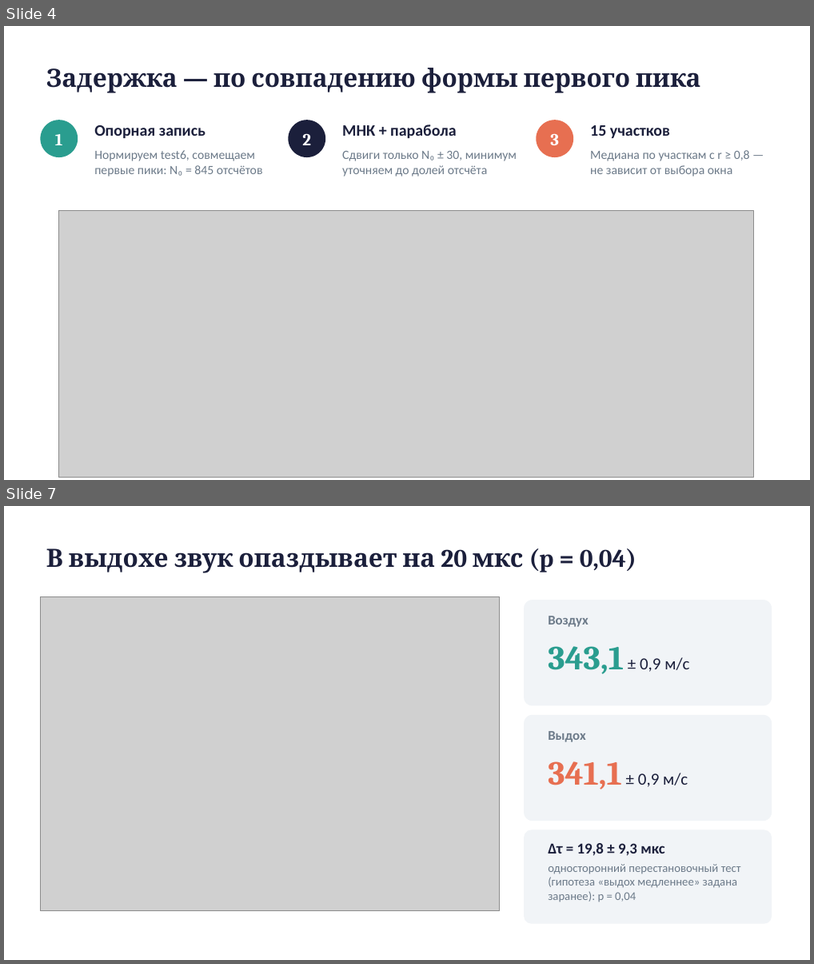
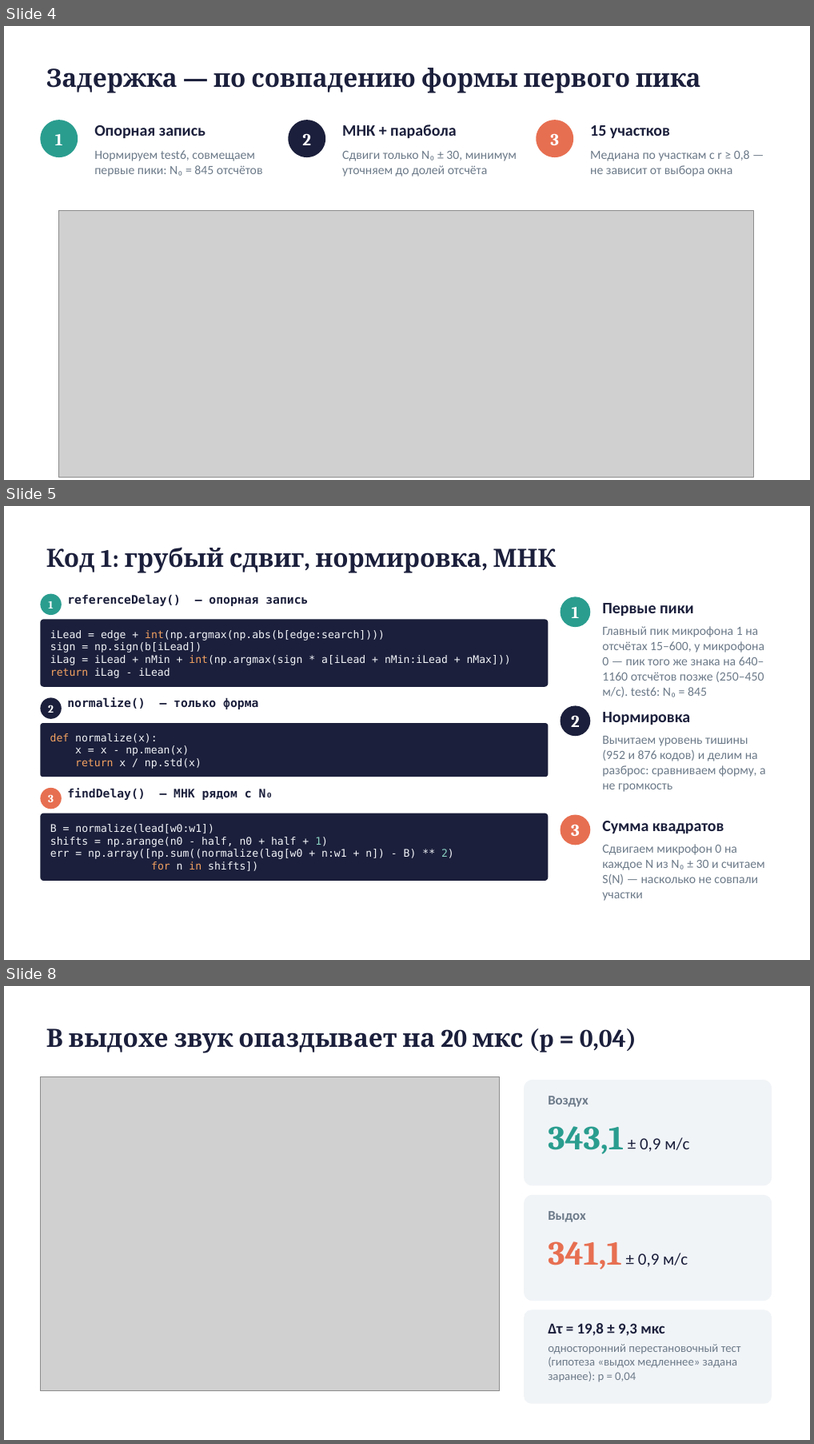
Before and after one commit to Zemiiil/sound-velocity, a slide deck: sound/report/sound-presentation.pptx. Shown one above the other, each under a label of ours: slides 4 and 7 before the commit, slides 4, 5 and 8 after it; the slides between them are not shown. The pictures are 814x964 and 814x1444 pixels, drawn with LibreOffice and Linux fonts; fonts in the diff are those of the drawing; grey boxes stand for pictures. Boxes give left, top, right and bottom in pixels: in the first picture for what was removed or moved away, otherwise in the second. Text is boxed around its words. In the diff, an @@ line names an element or a change of style, - is before the commit and + after.

```diff
--- a/sound/report/sound-presentation.pptx
+++ b/sound/report/sound-presentation.pptx
@@ slide 5 added at bbox=[4, 506, 810, 960], background #FFFFFF @@
@@ title added at bbox=[46, 547, 556, 573], 30 pt, text #1B1F3B, bold @@
+Код 1: грубый сдвиг, нормировка, МНК
@@ ellipse added at bbox=[40, 594, 62, 615], fill #2A9D8F, 13 pt, text #FFFFFF, bold @@
+1
@@ text added at bbox=[67, 595, 308, 606], 14 pt, text #1B1F3B, bold @@
+referenceDelay() — опорная запись
@@ ellipse added at bbox=[561, 596, 591, 627], fill #2A9D8F, 20 pt, text #FFFFFF, bold @@
+1
@@ rounded rectangle added at bbox=[40, 619, 549, 687], fill #1B1F3B, 12.5 pt, text #F2F4F8 @@
+iLead = edge + int(np.argmax(np.abs(b[edge:search])))
+sign = np.sign(b[iLead])
+iLag = iLead + nMin + int(np.argmax(sign * a[iLead + nMin:iLead + nMax]))
+return iLag - iLead
@@ text added at bbox=[602, 603, 694, 616], 19 pt, text #1B1F3B, bold @@
+Первые пики
@@ text added at bbox=[602, 626, 765, 697], 15 pt, text #6C7A89 @@
+Главный пик микрофона 1 на отсчётах 15–600, у микрофона 0 — пик того же знака на 640–1160 отсчётов позже (250–450 м/с). test6: N₀ = 845
@@ text added at bbox=[67, 697, 258, 709], 14 pt, text #1B1F3B, bold @@
+normalize() — только форма
@@ ellipse added at bbox=[40, 698, 62, 719], fill #1B1F3B, 13 pt, text #FFFFFF, bold @@
+2
@@ ellipse added at bbox=[561, 706, 591, 736], fill #1B1F3B, 20 pt, text #FFFFFF, bold @@
+2
@@ text added at bbox=[602, 712, 690, 724], 19 pt, text #1B1F3B, bold @@
+Нормировка
@@ rounded rectangle added at bbox=[40, 723, 549, 777], fill #1B1F3B, 12.5 pt, text #F2F4F8 @@
+def normalize(x):
+x = x - np.mean(x)
+return x / np.std(x)
@@ text added at bbox=[602, 736, 766, 792], 15 pt, text #6C7A89 @@
+Вычитаем уровень тишины (952 и 876 кодов) и делим на разброс: сравниваем форму, а не громкость
@@ ellipse added at bbox=[40, 788, 62, 808], fill #E76F51, 13 pt, text #FFFFFF, bold @@
+3
@@ text added at bbox=[67, 788, 274, 800], 14 pt, text #1B1F3B, bold @@
+findDelay() — МНК рядом с N₀
@@ rounded rectangle added at bbox=[40, 812, 549, 880], fill #1B1F3B, 12.5 pt, text #F2F4F8 @@
+B = normalize(lead[w0:w1])
+shifts = np.arange(n0 - half, n0 + half + 1)
+err = np.array([np.sum((normalize(lag[w0 + n:w1 + n]) - B) ** 2)
+for n in shifts])
@@ ellipse added at bbox=[561, 815, 591, 844], fill #E76F51, 20 pt, text #FFFFFF, bold @@
+3
@@ text added at bbox=[602, 820, 725, 834], 19 pt, text #1B1F3B, bold @@
+Сумма квадратов
@@ text added at bbox=[602, 844, 766, 900], 15 pt, text #6C7A89 @@
+Сдвигаем микрофон 0 на каждое N из N₀ ± 30 и считаем S(N) — насколько не совпали участки
@@ what was slide 7 is now slide 8 @@
```
Also in this commit, not shown: 2 slides changed, 1 other slide added, 1 slide removed, 1 other file.
